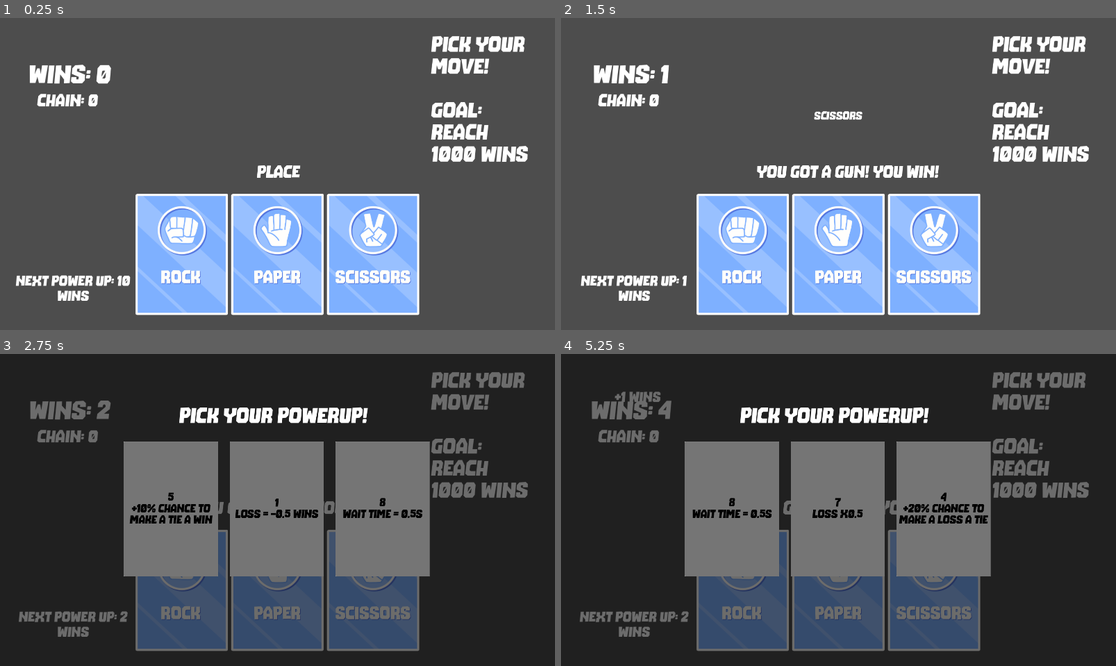
Above: before the commit, frames 1-4 (two rows, left to right).
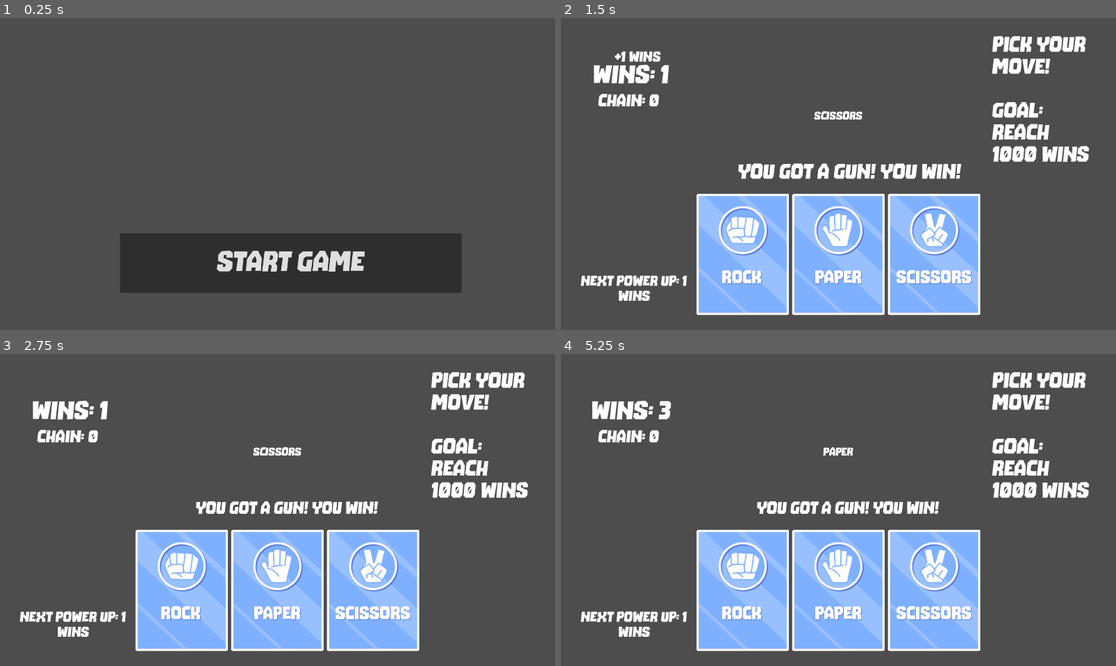
Above: after the commit, the same moments.

Repository: cinpear/rock-paper-scissors-shoot
Game: Godot game, scene res://start.tscn
Two runs of this game, one before a commit and one after it. Both use one fixed random seed, a clock stepped at 60 frames per second and the inputs below. Before the commit the project starts from res://control.tscn.
Inputs (mouse positions are in pixels of both pictures, inside the frame that each line leads up to; where the layout moved, square brackets give the same spot in the first picture):
- Up to frame 1 (0.25 s): no input
- Up to frame 2 (1.5 s): click (849, 264) [744, 255] at 0.5 s; click (744, 255) at 1.27 s
- Up to frame 3 (2.75 s): click (277, 591) at 2.02 s
- Up to frame 4 (5.25 s): click (744, 591) [733, 510] at 2.75 s; click (838, 510) [838, 591] at 3.5 s; click (932, 591) at 4.27 s; click (932, 591) at 5.02 s

The runs differ from the first frame. In frame 1, 26% of the frame differs, in the area x 2-96%, y 5-96%; in frame 2, 1.4%; in frame 3, 99%; in frame 4, 99%, in the area x 0-100%, y 0-100%.

Commit message:
added a start screen... if you consider it that

Diff:
--- a/project.godot
+++ b/project.godot
@@ -11,7 +11,7 @@
 [application]
 
 config/name="rps"
-run/main_scene="res://control.tscn"
+run/main_scene="res://start.tscn"
 config/features=PackedStringArray("4.3", "Forward Plus")
 config/icon="res://icon.svg"
 
--- /dev/null
+++ b/start.gd
@@ -0,0 +1,4 @@
+extends Node2D
+
+func _on_button_pressed() -> void:
+	get_tree().change_scene_to_file("res://control.tscn")
--- /dev/null
+++ b/start.tscn
@@ -0,0 +1,20 @@
+[gd_scene load_steps=3 format=3 uid="uid://ciul7j3omlbf6"]
+
+[ext_resource type="Script" path="res://start.gd" id="1_8swwh"]
+[ext_resource type="FontFile" uid="uid://b2ukv27mx647y" path="res://addons/The Bomb Sound Italic.ttf" id="1_v4535"]
+
+[node name="Node2D" type="Node2D"]
+script = ExtResource("1_8swwh")
+
+[node name="Button" type="Button" parent="."]
+offset_left = 415.0
+offset_top = 745.0
+offset_right = 1597.0
+offset_bottom = 951.0
+pivot_offset = Vector2(591, 103)
+theme_override_fonts/font = ExtResource("1_v4535")
+theme_override_font_sizes/font_size = 100
+text = "Start Game
+"
+
+[connection signal="pressed" from="Button" to="." method="_on_button_pressed"]
